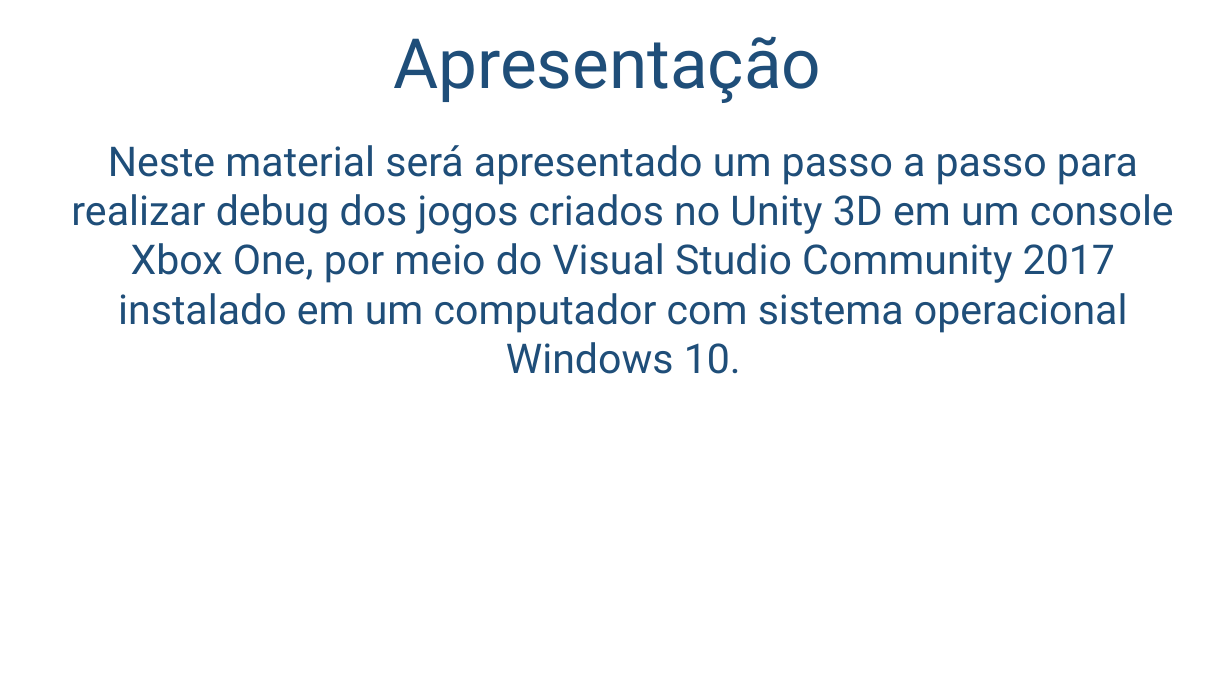
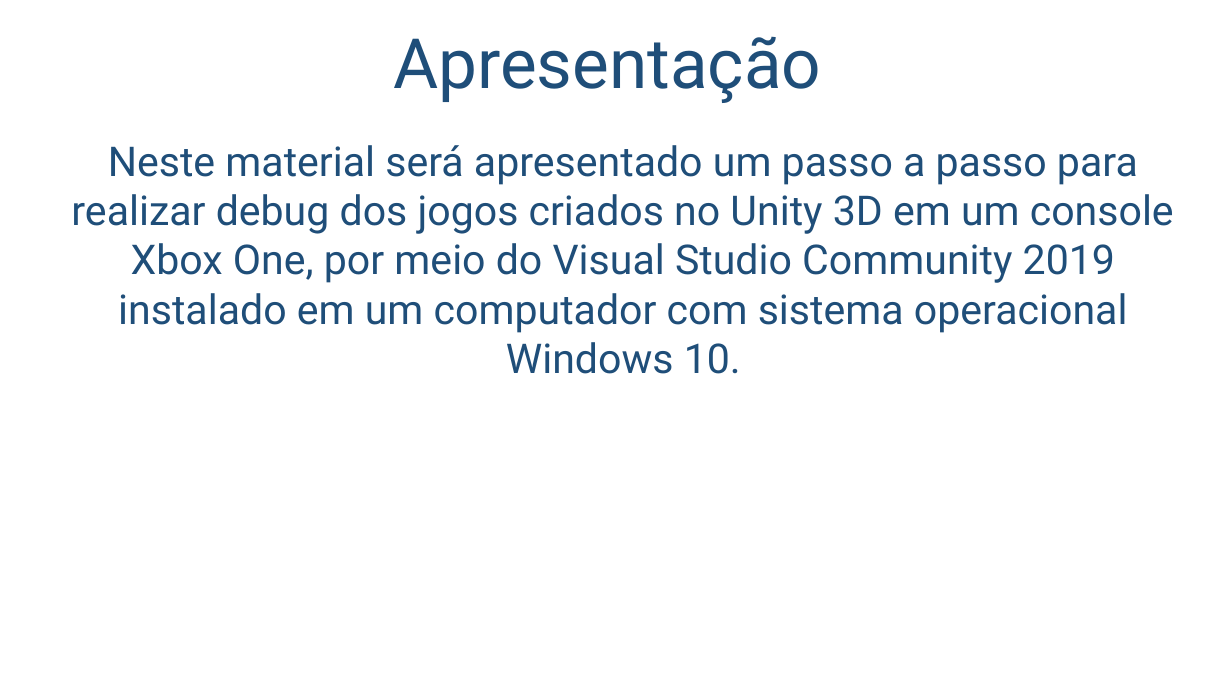
Before and after one commit to salmo-jr/public-slides, a slide deck: slide 2 of building-games-for-XboxOne.pptx. Drawn at 1232x693 pixels with LibreOffice and Linux fonts; fonts in the diff are those of the drawing; background and template pictures are left out. Boxes give left, top, right and bottom in pixels: in the first picture for what was removed or moved away, otherwise in the second. Text is boxed around its words. In the diff, an @@ line names an element or a change of style, - is before the commit and + after.

Commit message:
conclusão das atualizações para 2019

```diff
--- a/building-games-for-XboxOne.pptx
+++ b/building-games-for-XboxOne.pptx
@@ text at (71, 145, 1174, 374): text changed @@
-Neste material será apresentado um passo a passo para realizar debug dos jogos criados no Unity 3D em um console Xbox One, por meio do Visual Studio Community 2017 instalado em um computador com sistema operacional Windows 10.
+Neste material será apresentado um passo a passo para realizar debug dos jogos criados no Unity 3D em um console Xbox One, por meio do Visual Studio Community 2019 instalado em um computador com sistema operacional Windows 10.
```
Also in this commit, not shown: 8 other slides changed.
